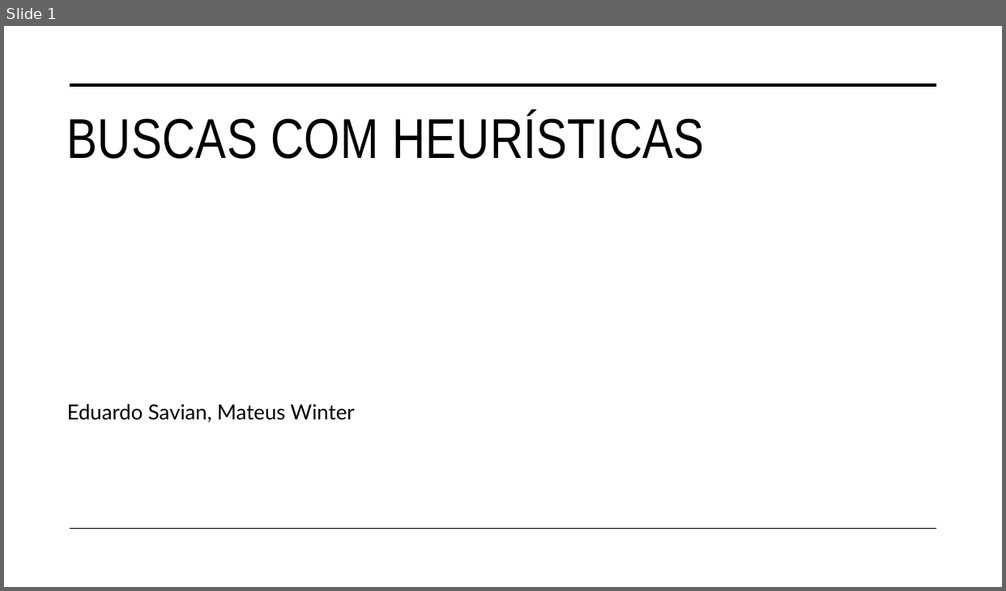
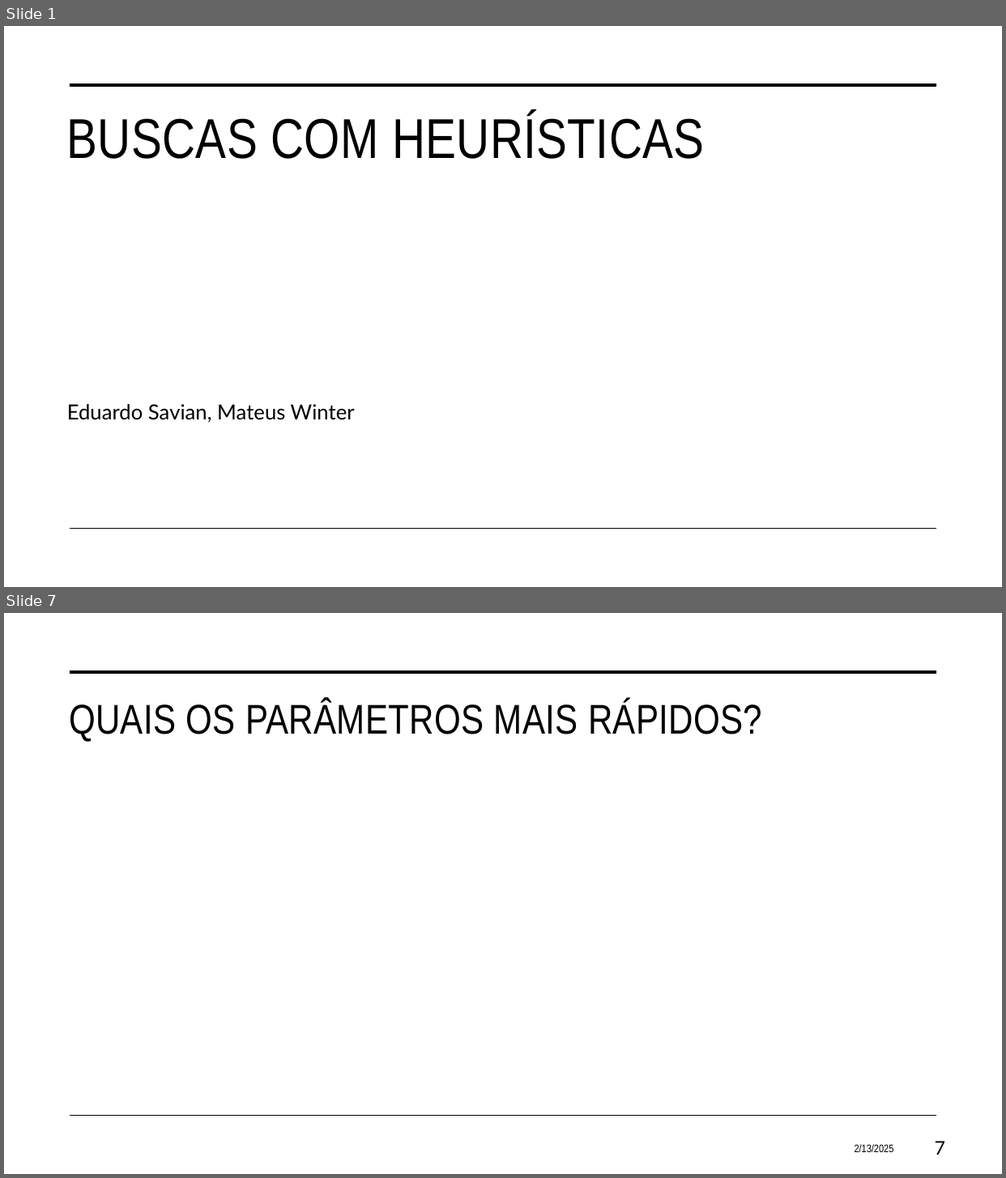
Before and after one commit to eduardosavian/heuristic-searches, a slide deck: documents/Presentation.pptx. Shown one above the other, each under a label of ours: slide 1 before the commit, slides 1 and 7 after it; the slides between them are not shown. The pictures are 1006x591 and 1006x1178 pixels, drawn with LibreOffice and Linux fonts; fonts in the diff are those of the drawing. Boxes give left, top, right and bottom in pixels: in the first picture for what was removed or moved away, otherwise in the second. Text is boxed around its words. In the diff, an @@ line names an element or a change of style, - is before the commit and + after.

```diff
--- a/documents/Presentation.pptx
+++ b/documents/Presentation.pptx
@@ slide 7 added at (4,613,1002,1174), background #FFFFFF; not listed: 2 template elements that a slide beside it also shows @@
@@ title added at (69,700,762,742), 40 pt, text #000000 @@
+QUAIS OS PARÂMETROS MAIS RÁPIDOS?
@@ text added at (854,1144,894,1152), 10.5 pt, text #000000 @@
+2/13/2025
@@ page number added at (935,1141,945,1155), 18 pt, text #000000 @@
+7
```
Also in this commit, not shown: 3 slides changed, 4 other slides added, 3 slides removed, 2 other files.
